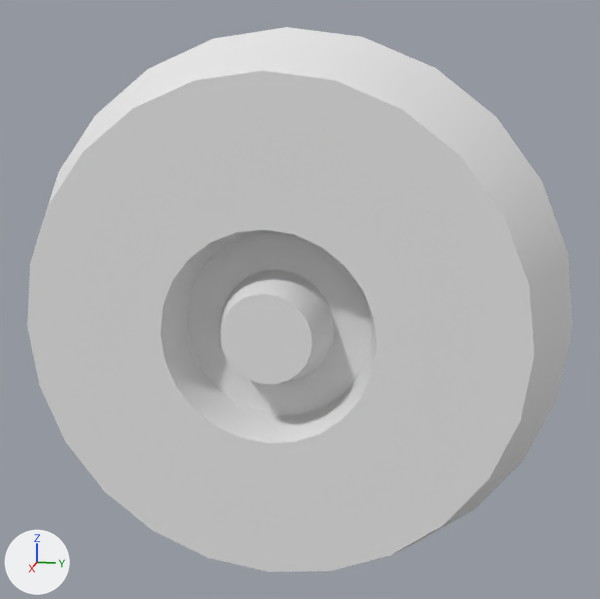
A saved change to the OBJ model Assets/Assets/kenney_car-kit/Models/OBJ format/wheelTruck.obj.
Camera for both pictures: a 50 mm lens placed at (0.888, 0.187, 0.233), pointed at (-0.004, 0.008, 0.01). The lights are fixed; the arrows at lower left show +X, +Y and +Z. The first picture is the older version. Where no turn or scale is listed for an object, it has been applied to the vertices.

Objects in the first picture: 'wheelTruck'.
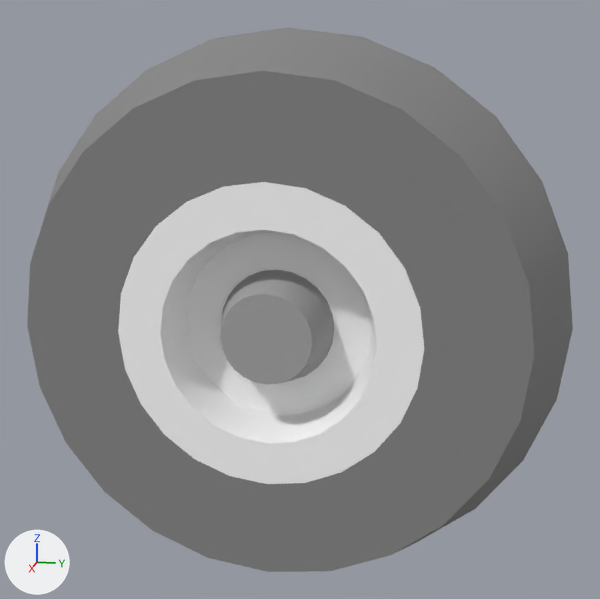
Where the change shows, as pixel boxes (x1, y1, x2, y2) in the pictures (600 x 599 px):
'wheelTruck', recoloured (white to grey)
    both: (27, 27, 573, 572)

Diff of the bpy script that builds the scene:
```diff
--- a/Assets/Assets/kenney_car-kit/Models/OBJ format/wheelTruck.obj.py
+++ b/Assets/Assets/kenney_car-kit/Models/OBJ format/wheelTruck.obj.py
@@ mat_cartire @@
 mat_cartire = principled_material('carTire')
-mat_cartire.base_color = (0.8, 0.8, 0.8)  # white #e7e7e7
+mat_cartire.base_color = (0.239, 0.239, 0.239)  # grey #868686
 mat_cartire.roughness = 1.0
@@ mat_defaultmat @@
 mat_defaultmat = principled_material('_defaultMat')
-mat_defaultmat.base_color = (0.8, 0.8, 0.8)  # white #e7e7e7
+mat_defaultmat.base_color = (1.0, 1.0, 1.0)  # white #ffffff
 mat_defaultmat.roughness = 1.0
@@ mat_plastic @@
 mat_plastic = principled_material('plastic')
-mat_plastic.base_color = (0.8, 0.8, 0.8)  # white #e7e7e7
+mat_plastic.base_color = (0.376, 0.376, 0.376)  # grey #a5a5a5
 mat_plastic.roughness = 1.0
```
